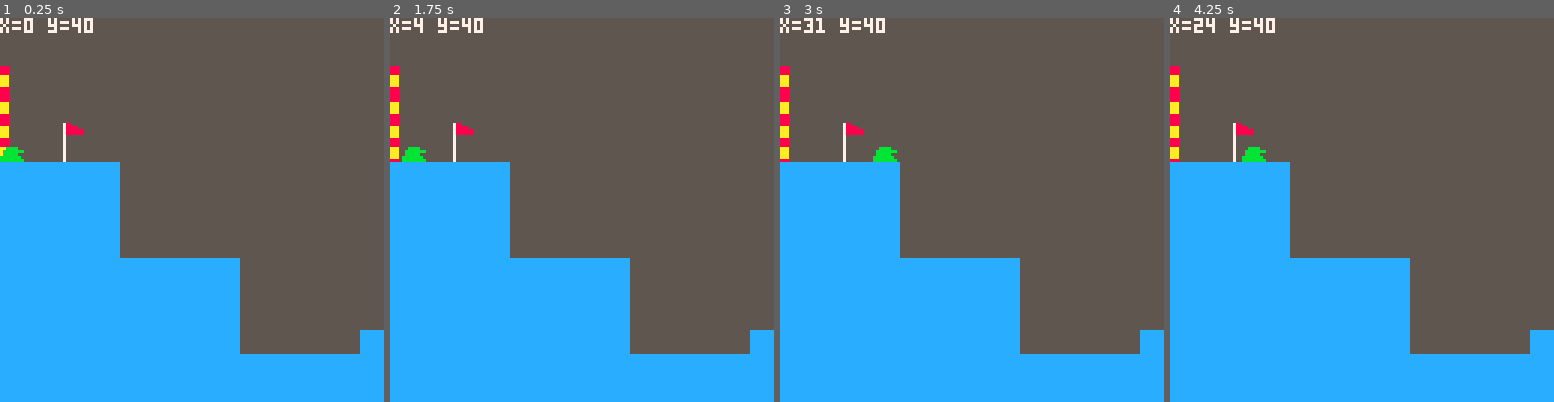
Above: before the commit, frames 1-4 (left to right).
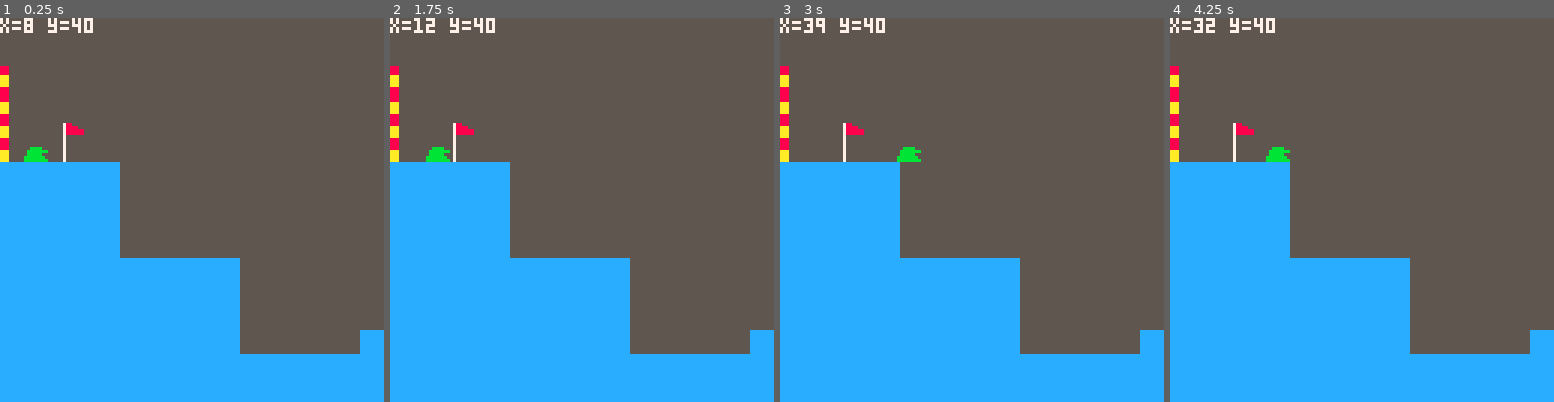
Above: after the commit, the same moments.

Repository: Finn4239/ShellShockLite
Game: PICO-8 cartridge game.p8
Two runs of this game, one before a commit and one after it. Both use one fixed random seed, a clock stepped at 60 frames per second and the inputs below.
Inputs:
- Up to frame 1 (0.25 s): no input
- Up to frame 2 (1.75 s): hold Right from 1.6 s (still down)
- Up to frame 3 (3 s): release Right at 2.1 s; hold Right from 2.47 s (still down)
- Up to frame 4 (4.25 s): release Right at 3.03 s; hold Left 3.08-3.58 s; hold Right from 4.02 s (still down)

The runs differ from the first frame. In frame 1, 0.4% of the frame differs, in the area x 0-13%, y 1-38%; in frame 2, 0.8%, in the area x 0-28%, y 0-38%; in frame 3, 0.5%; in frame 4, 0.5%.

Commit message:
basic border works now and better variable naming

Diff:
--- a/game.p8
+++ b/game.p8
@@ -13,7 +13,7 @@
 000000000bbbbbbbcccccccccccccccc0000078888000000aaa0000000000000000000000000000000000000000000000000000000000aaa0000000000000000
 000000000bbbbb00cccccccccccccccc0000078888880000aaa0000000000000000000000000000000000000000000000000000000000aaa0000000000000000
 00000000bbbbbbb0cccccccccccccccc0000078888880000aaa00000000000000000333000000000000000000000000000000000000008880000000000000000
-0000000bbbbbbbbbcccccccccccccccc000007000000000088800000000000000003333300000000000000000000000000000000000008880000000000000000
+00000000bbbbbbbbcccccccccccccccc000007000000000088800000000000000003333300000000000000000000000000000000000008880000000000000000
 0000000000000000cccccccccccccccc000007000000000088800000000000000033333333333350000000000000000000000000000008880000000000000000
 0000000000000000cccccccccccccccc00000700000000008880000000000000003333333000000000000000000000000000000000000aaa0000000000000000
 0000000000000000cccccccccccccccc00000700000000008880000000000000033333333333300000000000000000000000000000000aaa0000000000000000
@@ -134,7 +134,7 @@
 00000000000000000000000000000000000000000000000000000000000000000000000000000000000000000000000000000000000000000000000000000000
 20202020202020202020202020202020202020202020202020202020202020000000000000000000000000000000000000000000000000000000000000000000
 __gff__
-8001010104040810100800000000000000000101040408101008000000000000000000000000080808080000000000000000000000000808080800000000000000000000000000000000000000000000000000000000000000000000000000000000000000000000000000000000000000000000000000000000000000000000
+8002010104040111100800000000000000000101040401111008000000000000000000000000010108080000000000000000000000000101080800000000000000000000000000000000000000000000000000000000000000000000000000000000000000000000000000000000000000000000000000000000000000000000
 0000000000000000000000000000000000000000000000000000000000000000000000000000000000000000000000000000000000000000000000000000000000000000000000000000000000000000000000000000000000000000000000000000000000000000000000000000000000000000000000000000000000000000
 __map__
 0000000000000000000000000000000000000000000000000000000000000000000000000000000000000000000000000000000000000000000000000000000000000000000000000000000000000000000000000000000000000000000000000000000000000000000000000000000000000000000000000000000000000000
--- a/src/core/game.lua
+++ b/src/core/game.lua
@@ -1,5 +1,5 @@
 -- Start-coordinates
-x = 0
+x = 8
 y = 40
 -- Velocity
 velocity_y = 0
@@ -8,8 +8,7 @@
 MAX_FALL_SPEED = 3
 -- Sprite indices
 PLAYER_SPRITE = 1
-BORDER_LEFT_SPRITE = 6
-BORDER_RIGHT_SPRITE = 8
+BORDER_SPRITE = 0
 
 function math_sign(a)
     if a < 0 and -1 then
@@ -30,10 +29,10 @@
 end
 
 function is_solid_at_pixel(px, py)
-    local tx = flr(px / 8)
-    local ty = flr(py / 8)
+    local tank_x = flr(px / 8)
+    local tank_y = flr(py / 8)
 
-    return fget(mget(tx, ty), 0)
+    return fget(mget(tank_x, tank_y), 0)
 end
 
 function calculate_vertical_velocity()
@@ -70,6 +69,7 @@
 
     if btn(0) then left = 1 else left = 0 end
     if btn(1) then right = 1 else right = 0 end
+
     x_direction = right - left
 
     if x_direction ~= 0 then
@@ -94,8 +94,7 @@
 function _draw()
     cls(5)
     map()
-    spr(BORDER_LEFT_SPRITE,0,40)
-    spr(BORDER_RIGHT_SPRITE,125, 96)
+    spr(BORDER_SPRITE,0,40)
     spr(PLAYER_SPRITE, x, y)
     print("x="..x.." y="..y, 0, 0, 7)
 end
